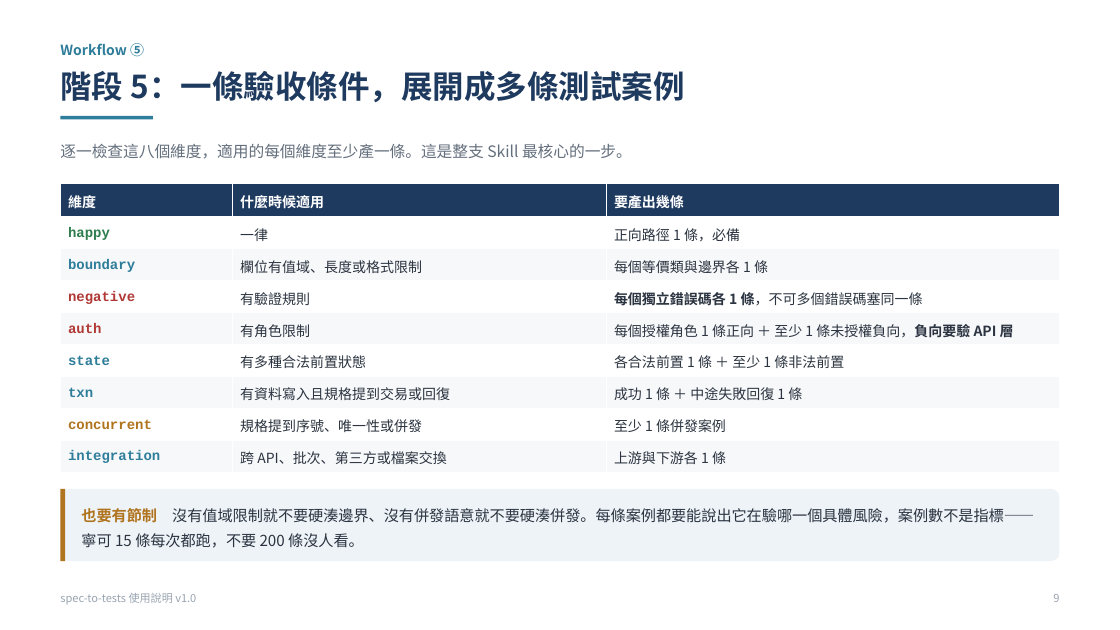
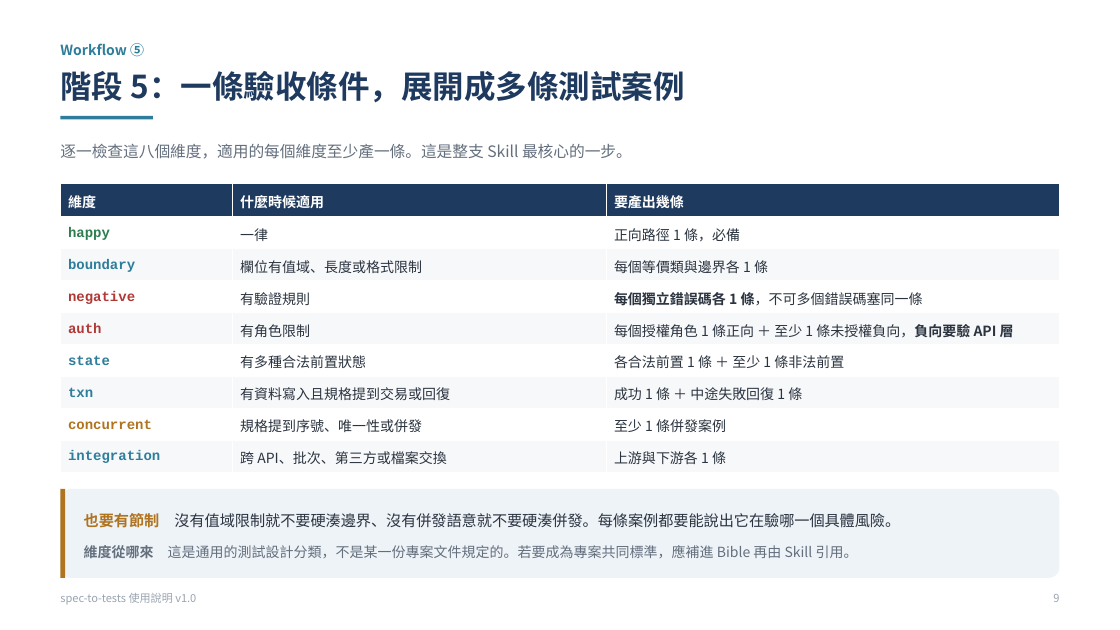
Before and after one commit to Wayne-Kao/cathay, a slide deck: slide 9 of spec-to-tests_使用說明_v1.0.pptx. Drawn at 1120x630 pixels with LibreOffice and Linux fonts; fonts in the diff are those of the drawing. Boxes give left, top, right and bottom in pixels: in the first picture for what was removed or moved away, otherwise in the second. Text is boxed around its words. In the diff, an @@ line names an element or a change of style, - is before the commit and + after.

```diff
--- a/spec-to-tests_使用說明_v1.0.pptx
+++ b/spec-to-tests_使用說明_v1.0.pptx
@@ rectangle: place and size @@
-rectangle at (60,489,66,561)
+rectangle at (60,489,66,578)
@@ rounded rectangle "也要有節制 沒有值域限制就不要硬湊邊界、沒有併發語意就不要硬湊併發。每條案例都要能說出它在驗哪一個具體風險。": place and size @@
-rounded rectangle "也要有節制 沒有值域限制就不要硬湊邊界、沒有併發語意就不要硬湊併發。每條案例都要能說出它在驗哪一個具體風險。" at (60,489,1060,561)
+rounded rectangle "也要有節制 沒有值域限制就不要硬湊邊界、沒有併發語意就不要硬湊併發。每條案例都要能說出它在驗哪一個具體風險。" at (60,489,1060,578)
@@ rounded rectangle "也要有節制 沒有值域限制就不要硬湊邊界、沒有併發語意就不要硬湊併發。每條案例都要能說出它在驗哪一個具體風險。" at (60,489,1060,578): vertical alignment middle to top @@
@@ text in rounded rectangle at (84,513,900,558): text changed; size 13 to 12 pt; text colour #2B3440 to #646F7D @@
-也要有節制 沒有值域限制就不要硬湊邊界、沒有併發語意就不要硬湊併發。每條案例都要能說出它在驗哪一個具體風險，案例數不是指標——寧可 15 條每次都跑，不要 200 條沒人看。
+也要有節制 沒有值域限制就不要硬湊邊界、沒有併發語意就不要硬湊併發。每條案例都要能說出它在驗哪一個具體風險。
+維度從哪來 這是通用的測試設計分類，不是某一份專案文件規定的。若要成為專案共同標準，應補進 Bible 再由 Skill 引用。
```
Also in this commit, not shown: 4 other slides changed, 1 slide added, 1 slide removed.
